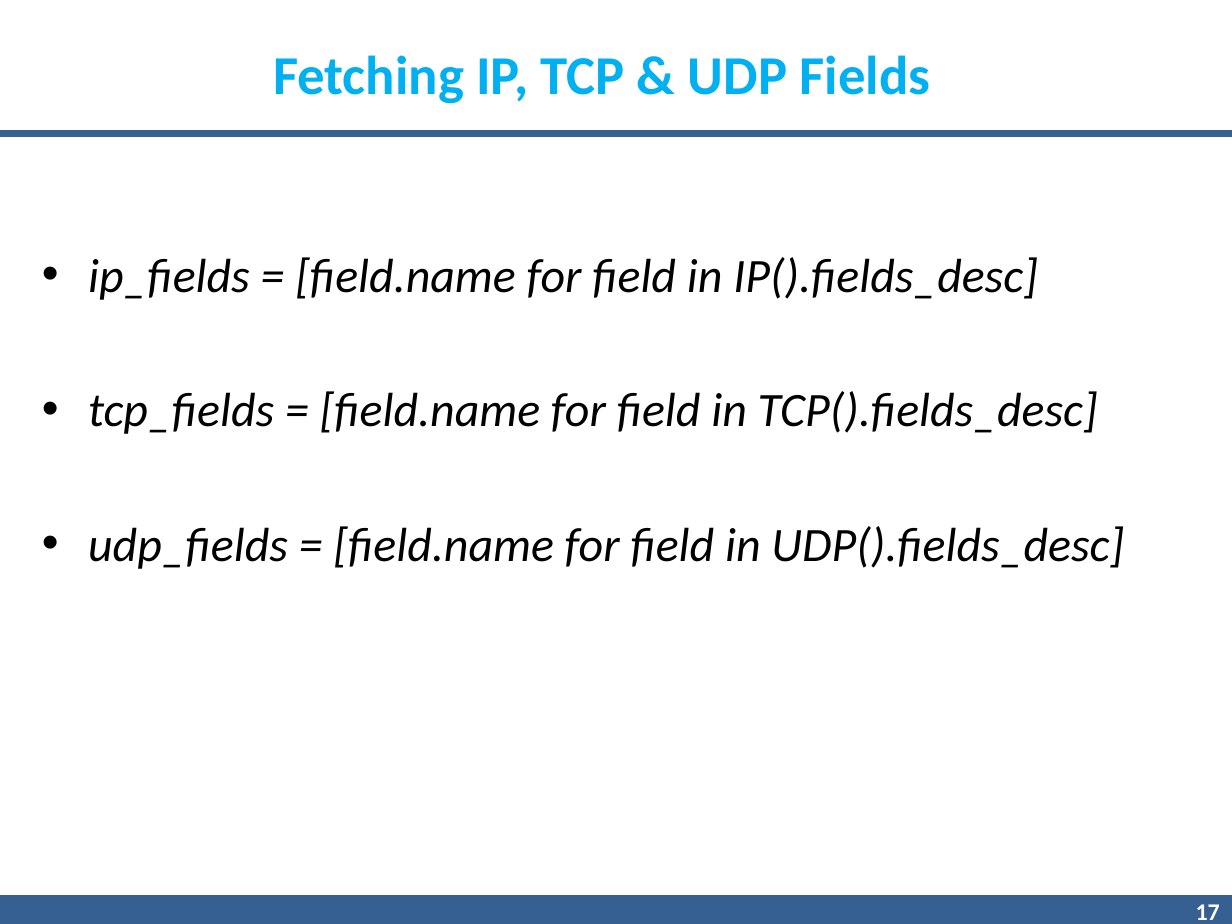
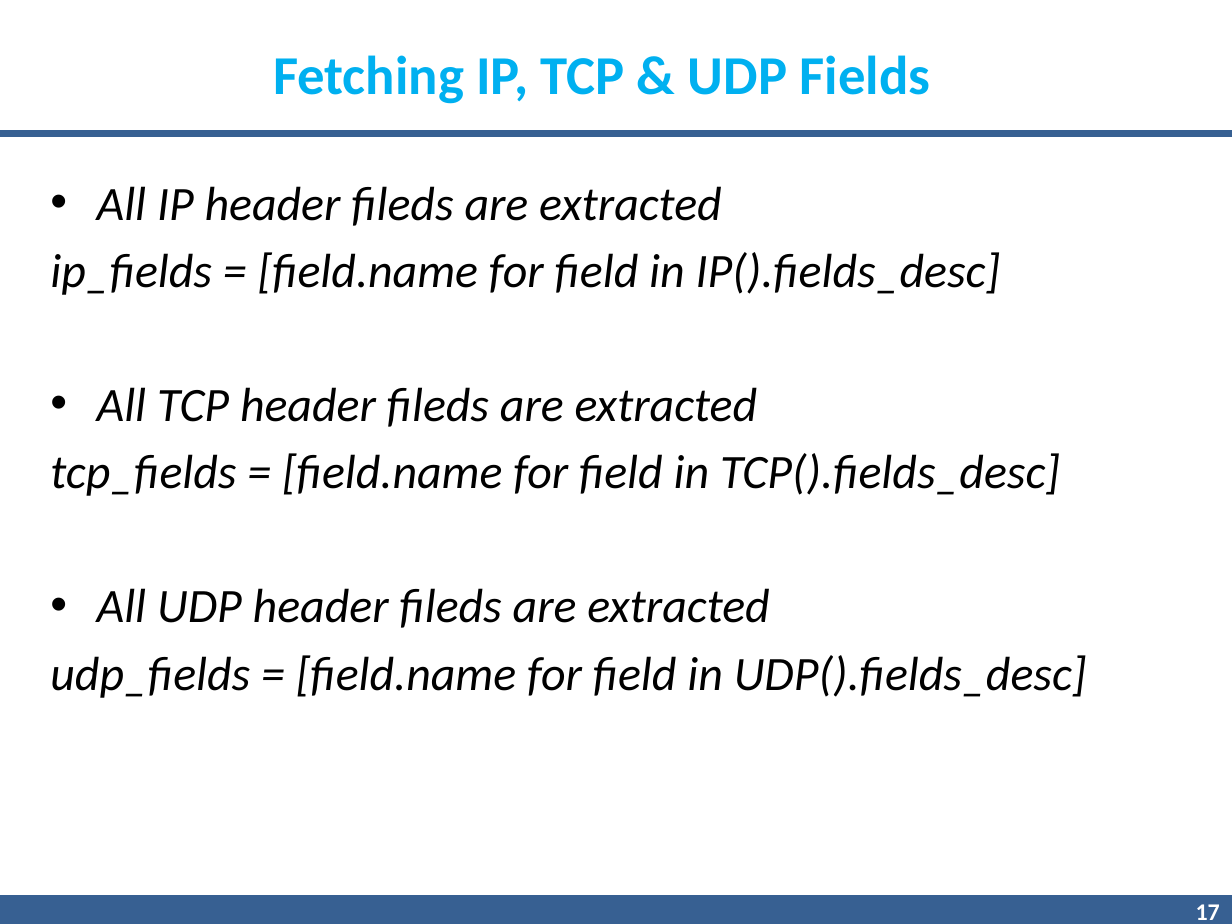
Before and after one commit to gnnain/Pcap_Reader, a slide deck: slide 17 of 7.pptx. Drawn at 1232x924 pixels with LibreOffice and Linux fonts; fonts in the diff are those of the drawing; background and template pictures are left out. Boxes give left, top, right and bottom in pixels: in the first picture for what was removed or moved away, otherwise in the second. Text is boxed around its words. In the diff, an @@ line names an element or a change of style, - is before the commit and + after.

```diff
--- a/7.pptx
+++ b/7.pptx
@@ text "All IP header fileds are ...": place and size @@
-text "All IP header fileds are ..." at <box>88,257,1124,569</box>
+text "All IP header fileds are ..." at <box>50,186,1087,698</box>
@@ text at <box>97,186,722,226</box>: paragraph added @@
+• All IP header fileds are extracted
@@ text at <box>50,252,1087,698</box>: bullet • to none @@
@@ text at <box>97,387,758,427</box>: paragraph added @@
+• All TCP header fileds are extracted
@@ text at <box>97,588,770,628</box>: paragraph added @@
+• All UDP header fileds are extracted
```
Also in this commit, not shown: 14 other slides changed, 6 slides added, 4 slides removed.
